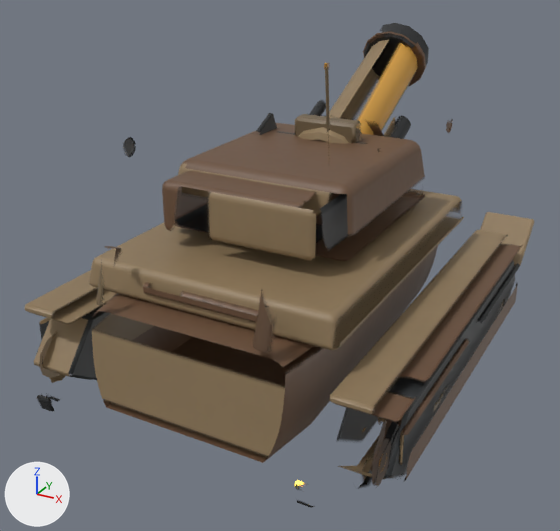
Before and after pictures for a commit that changed the FBX model unity/RogueCommandAssetAuthoring/Assets/RogueCommandExpansionSample/Models/BulwarkSiegeTank_Atlas.fbx.
Rendered twice from a 50 mm camera at (2.31, -4.47, 2.95) aimed at (-0.08, -0.12, 0.77). The lights are fixed; the arrows at lower left show +X, +Y and +Z. The older version comes first. Vertices at exactly the same position are counted once.

Script lines for the objects in view, before the commit:
```python
me_bulwarksiegetank_unifiedmesh_data_001 = bpy.data.meshes.new('BulwarkSiegeTank_UnifiedMesh_Data.001')
me_bulwarksiegetank_unifiedmesh_data_001.from_pydata(...)  # 6412 vertices, 6425 faces; spans x -1.3..1.3, y -1.66..1.9, z 0.06..2.23
me_bulwarksiegetank_unifiedmesh_data_001.materials.append(mat_bulwarksiegetank_material_atlas)
ob_bulwarksiegetank_unifiedmesh = bpy.data.objects.new('BulwarkSiegeTank_UnifiedMesh', me_bulwarksiegetank_unifiedmesh_data_001)
ob_bulwarksiegetank_unifiedmesh.location = (0.0, 0.0, 0.0)
```
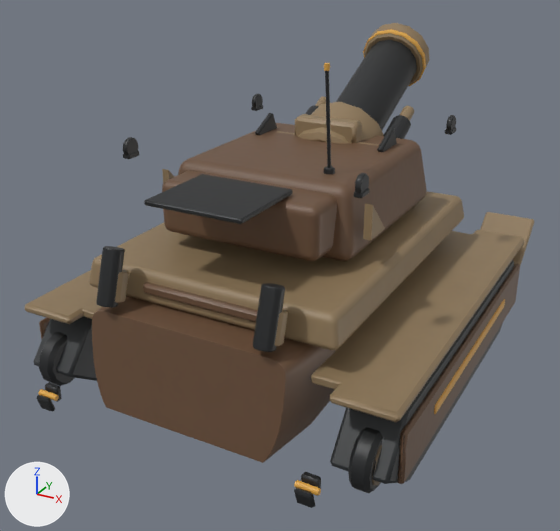
Boxes [x1, y1, x2, y2] around the edits, measured in the pictures (560 x 531 px):
part 1 of me_bulwarksiegetank_unifiedmesh_data_001, added (mostly hidden)
    after: [82, 300, 102, 319]
part 2 of me_bulwarksiegetank_unifiedmesh_data_001, added (brown)
    after: [311, 231, 473, 390]
part 3 of me_bulwarksiegetank_unifiedmesh_data_001, added
    after: [144, 174, 293, 224]
part 4 of me_bulwarksiegetank_unifiedmesh_data_001, added
    after: [162, 169, 385, 240]
part 5 of me_bulwarksiegetank_unifiedmesh_data_001, surface changed
    both: [34, 23, 527, 508]

What changed in the scene script:
```text
Change me_bulwarksiegetank_unifiedmesh_data_001:
    used by ob_bulwarksiegetank_unifiedmesh; location = (0.0, 0.0, 0.0)
    remove me_bulwarksiegetank_unifiedmesh_data_001.from_pydata(...)  # 6412 vertices, 6425 faces; spans x -1.3..1.3, y -1.66..1.9, z 0.06..2.23
    add me_bulwarksiegetank_unifiedmesh_data_001.from_pydata(...)  # 6496 vertices, 6513 faces; spans x -1.3..1.3, y -1.66..1.9, z 0.06..2.23
    me_bulwarksiegetank_unifiedmesh_data_001 part 1: the loose piece of 24 vertices spanning x -1.28..-0.88, y -1.37..1.37, z 0.67..0.73 is copied, and the copy is scaled about its middle by (0.794, 0.906, 1.15), then moved by (0.21, 0.0, 0.0); it spans x -1.02..-0.72, y -1.24..1.24, z 0.67..0.73
    me_bulwarksiegetank_unifiedmesh_data_001 part 2: the loose piece of 24 vertices spanning x 0.88..1.28, y -1.37..1.37, z 0.67..0.73 is copied, and the copy is scaled about its middle by (0.794, 0.906, 1.15), then moved by (-0.21, 0.0, 0.0); it spans x 0.72..1.02, y -1.24..1.24, z 0.67..0.73
    me_bulwarksiegetank_unifiedmesh_data_001 part 3: the loose piece of 24 vertices spanning x -0.41..0.41, y -1.23..-0.57, z 0.94..1.01 is copied, and the copy is scaled about its middle by (0.788, 0.882, 0.452), then moved by (0.0, -0.08, 0.56); it spans x -0.32..0.32, y -1.26..-0.69, z 1.52..1.56
    me_bulwarksiegetank_unifiedmesh_data_001 part 4
    6 vertices are added at (-0.75, -0.52, 1.26), (-0.75, -0.3, 1.26), (-0.75, -0.52, 1.48), (0.7, -0.52, 1.26), (0.7, -0.3, 1.26), (0.7, -0.52, 1.48)
    6 new vertices lie (0.05, 0.0, 0.0) away from vertices in x -0.75..0.7, y -0.52..-0.3, z 1.26..1.48
    10 new faces join them
    me_bulwarksiegetank_unifiedmesh_data_001 part 5: 6131 kept faces spanning x -1.3..1.3, y -1.66..1.9, z 0.06..2.23 get new texture (UV) coordinates
```
